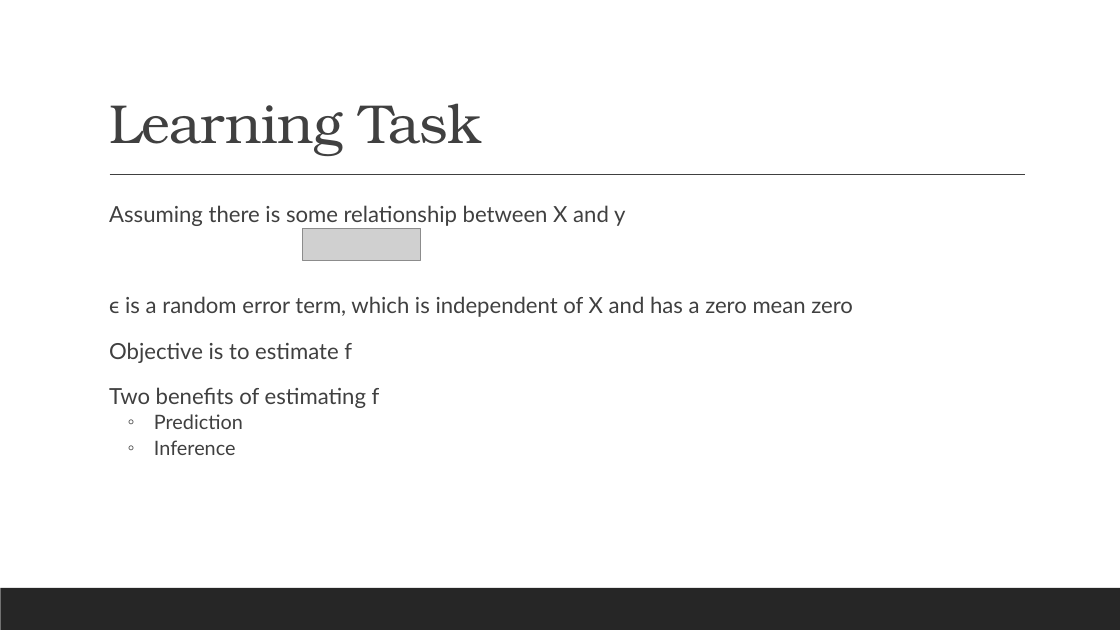
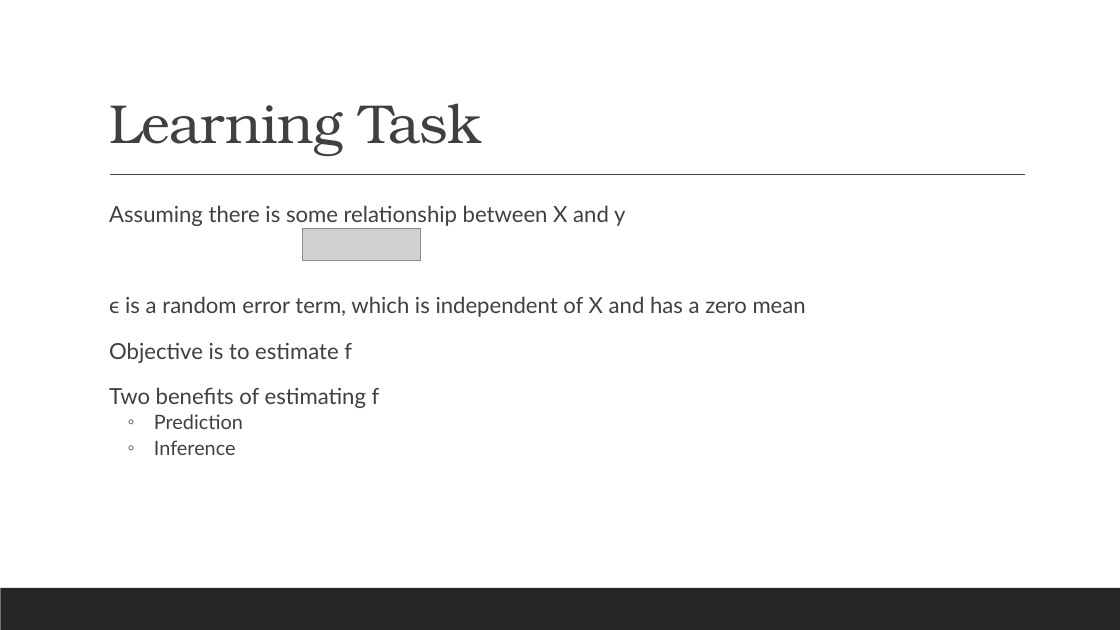
Before and after one commit to ashvani/learning-isl, a slide deck: slide 7 of Intro to ML.pptx. Drawn at 1120x630 pixels with LibreOffice and Linux fonts; fonts in the diff are those of the drawing; grey boxes stand for pictures. Boxes give left, top, right and bottom in pixels: in the first picture for what was removed or moved away, otherwise in the second. Text is boxed around its words. In the diff, an @@ line names an element or a change of style, - is before the commit and + after.

```diff
--- a/Intro to ML.pptx
+++ b/Intro to ML.pptx
@@ text at (x1=109, y1=296, x2=806, y2=317): text changed @@
-  ϵ is a random error term, which is independent of X and has a zero mean zero
+  ϵ is a random error term, which is independent of X and has a zero mean
```
Also in this commit, not shown: 1 other slide changed, 18 other files.
